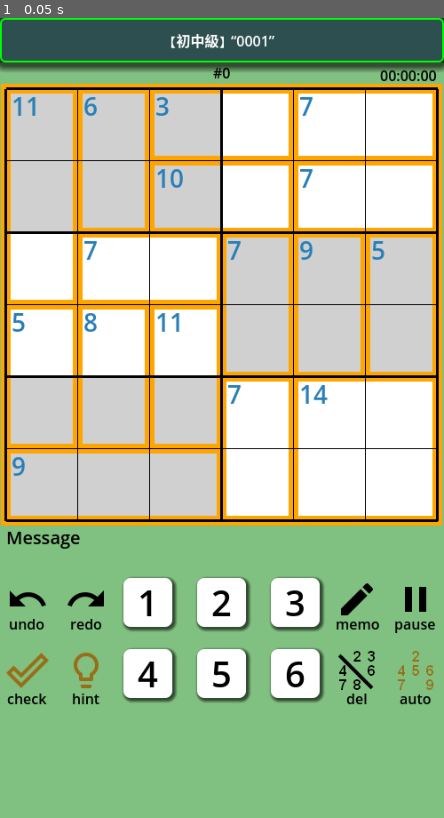
Above: before the commit, frame 1.
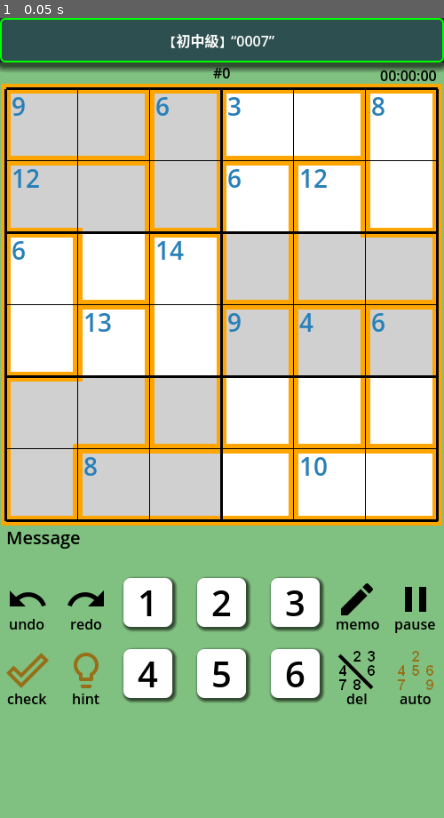
Above: after the commit, the same moment.

Repository: vivisuke/GD4KillerSudoku6
Game: Godot game, scene res://main_scene.tscn
Two runs of this game, one before a commit and one after it. Both use one fixed random seed, a clock stepped at 60 frames per second and the inputs below.
Inputs:
- Up to frame 1 (0.05 s): no input

The runs differ from the first frame. In frame 1, 7.5% of the frame differs, in the area x 2-98%, y 2-63%.

Commit message:
0042 ◎ C 04/07 04/09 0.001│ToDo│ルール21を適用できるセルを探す関数実装

Diff:
--- a/GD4KillerSudoku6/main_scene.tscn
+++ b/GD4KillerSudoku6/main_scene.tscn
@@ -21,6 +21,7 @@
 [ext_resource type="Texture2D" uid="uid://b2u05a47ei3hu" path="res://images/lightbulb_gold.png" id="17_l0r4j"]
 [ext_resource type="Texture2D" uid="uid://dqpj3aq71555v" path="res://images/delMemo.png" id="18_ot622"]
 [ext_resource type="Texture2D" uid="uid://cbw1phdyy6ej4" path="res://images/auto_candidates_gold.png" id="19_724fu"]
+[ext_resource type="Texture2D" uid="uid://brxf8led13w4p" path="res://images/lightbulb_black.png" id="20_phwyq"]
 [ext_resource type="AudioStream" uid="uid://cgnli6tk6h1x6" path="res://sounds/button-3.mp3" id="22_e8kby"]
 [ext_resource type="AudioStream" uid="uid://c5dv6nwa70eyj" path="res://sounds/incorrect.mp3" id="23_6p0ak"]
 [ext_resource type="AudioStream" uid="uid://dsxpn8m8gnipb" path="res://sounds/don.mp3" id="24_p6251"]
@@ -262,6 +263,7 @@
 offset_top = 710.0
 offset_right = 500.0
 offset_bottom = 765.0
+mouse_filter = 0
 alignment = 1
 
 [node name="CheckButton" type="TextureButton" parent="HBC2"]
@@ -284,6 +286,7 @@
 [node name="HintButton" type="TextureButton" parent="HBC2"]
 layout_mode = 2
 texture_normal = ExtResource("17_l0r4j")
+texture_pressed = ExtResource("20_phwyq")
 
 [node name="Label" type="Label" parent="HBC2/HintButton"]
 layout_mode = 0
@@ -419,6 +422,7 @@
 [connection signal="pressed" from="HBC1/Button1" to="." method="_on_button_1_pressed"]
 [connection signal="pressed" from="HBC1/Button2" to="." method="_on_button_2_pressed"]
 [connection signal="pressed" from="HBC1/Button3" to="." method="_on_button_3_pressed"]
+[connection signal="pressed" from="HBC2/HintButton" to="." method="_on_hint_button_pressed"]
 [connection signal="pressed" from="HBC2/Button4" to="." method="_on_button_4_pressed"]
 [connection signal="pressed" from="HBC2/Button5" to="." method="_on_button_5_pressed"]
 [connection signal="pressed" from="HBC2/Button6" to="." method="_on_button_6_pressed"]
--- a/GD4KillerSudoku6/scripts/main_scene.gd
+++ b/GD4KillerSudoku6/scripts/main_scene.gd
@@ -200,7 +200,7 @@
 	elif !g.todaysQuest:		# ランダム生成の場合
 		if g.qName == "":
 			##gen_qName()
-			g.qName = "0001"
+			g.qName = "0007"
 			$TitleBar/Label.text = titleText()
 	var stxt = g.qName+str(g.qLevel)
 	if g.qNumber != 0: stxt += "Q"
@@ -1088,35 +1088,18 @@
 		sound_effect(false)
 		if !solvedStat && is_solved():
 			on_solved()
-	if event is InputEventKey && event.is_pressed():
+	elif event is InputEventKey && event.is_pressed():
 		#print(event.as_text())
 		if paused: return
 		if event.as_text() == "H" :
-			var bix = find_last_blank_cell_in_cage()
-			print("last_blank_cell_in_cage: ", bix)
+			_on_hint_button_pressed()
+			return
 		elif event.as_text() == "W" :
 			shock_wave_timer = 0.0      # start shock wave
 		var n = int(event.as_text())
 		if n >= 1 && n <= N_HORZ:
 			num_button_pressed(n, true)
 	pass
-func find_last_blank_cell_in_cage():
-	for ci in range(cage_list.size()):
-		var cage = cage_list[ci]
-		var sum = cage[CAGE_SUM]
-		var lst = cage[CAGE_IX_LIST]
-		var nspc = lst.size()		# 当該ケージ内の空白セル数
-		var bix					# 空欄セル位置
-		for i in range(lst.size()):
-			var cn = get_cell_numer(lst[i])
-			if get_cell_numer(lst[i]) != 0:
-				nspc -= 1
-				sum -= cn
-			else:
-				bix = lst[i]
-		if nspc == 1:
-			return [bix, sum]
-	return [-1, -1]
 #func _unhandled_input(event):
 #	print("_unhandled_input()")
 #	pass
@@ -1229,3 +1212,88 @@
 func _on_button_6_pressed():
 	num_button_pressed(6, true)
 	pass # Replace with function body.
+func find_last_blank_cell_in_cage():		# ケージ内の最後の空白セルを探す
+	for ci in range(cage_list.size()):
+		var cage = cage_list[ci]
+		var sum = cage[CAGE_SUM]
+		var lst = cage[CAGE_IX_LIST]
+		var nspc = lst.size()		# 当該ケージ内の空白セル数
+		var bix					# 空欄セル位置
+		for i in range(lst.size()):
+			var cn = get_cell_numer(lst[i])
+			if get_cell_numer(lst[i]) != 0:
+				nspc -= 1
+				sum -= cn
+			else:
+				bix = lst[i]
+		if nspc == 1:
+			return [bix, sum]
+	return [-1, -1]
+# (x0, y0)-(x0+wd, y0+ht) 範囲にルール21を適用できるかどうかチェック
+# return: [数字が決まる位置, 入る数字]
+func check_rule21(x0:int, y0:int, wd:int, ht:int):
+	var cage_processed = []				# ケージ処理済みフラグ
+	cage_processed.resize(cage_list.size())
+	cage_processed.fill(false)
+	var cxio = -1		# ケージ内セルのエリア内外数が1のケージIX
+	var ix0				# 確定する箇所
+	var nis				# ケージ内セルのエリア内数
+	for v in range(ht):
+		for h in range(wd):
+			var cx = cage_ix[xyToIX(x0+h, y0+v)]
+			if !cage_processed[cx]:		# ケージが未処理の場合
+				cage_processed[cx] = true	# 処理済みフラグON
+				var cage = cage_list[cx]
+				var ni = 0		# 当該ケージのエリア内セル数
+				var no = 0		# 当該ケージのエリア外セル数
+				var ixin		# エリア内セル位置
+				var ixout		# エリア外セル位置
+				for i in range(cage[CAGE_IX_LIST].size()):
+					var x = cage[CAGE_IX_LIST][i] % N_HORZ
+					var y = cage[CAGE_IX_LIST][i] / N_HORZ
+					if x >= x0 && x < x0 + wd && y >= y0 && y < y0 + ht:
+						ni += 1
+						ixin = cage[CAGE_IX_LIST][i]
+					else:
+						no += 1
+						ixout = cage[CAGE_IX_LIST][i]
+				#var no = cage[CAGE_IX_LIST].size() - ni		# エリア外セル数
+				if ni == 1 || no == 1:
+					if cxio >= 0: return [-1, -1]
+					cxio = cx
+					nis = ni
+					if ni == 1: ix0 = ixin
+					else: ix0 = ixout
+				elif ni > 1 && no > 1: return [-1, -1]
+	if cxio < 0: return [-1, -1]
+	var r = 21
+	for c in range(cage_list.size()):
+		if cage_processed[c] && c != cxio:
+			r -= cage_list[c][CAGE_SUM]
+	if nis == 1:	# エリア内に1箇所だけ不定セルがある場合
+		return [ix0, r]
+	else:			# エリア内に複数箇所の不定セルがある場合
+		return [ix0, cage_list[cxio][CAGE_SUM] - r]
+
+func find_rule21():			# ルール21で決まるセルを探す
+	for y in range(N_VERT):		# y 行をチェック
+		var r = check_rule21(0, y, N_HORZ, 1)
+		if r[0] >= 0: return r
+	for x in range(N_HORZ):		# x 列をチェック
+		var r = check_rule21(x, 0, 1, N_VERT)
+		if r[0] >= 0: return r
+	for y in range(3):
+		for x in range(2):
+			var r = check_rule21(x*3, y*2, 3, 2)
+			if r[0] >= 0: return r
+	return [-1, -1]
+
+func _on_hint_button_pressed():
+	var bix = find_last_blank_cell_in_cage()
+	print("last_blank_cell_in_cage: ", bix)
+	#bix = check_rule21(0, 0, 6, 1)
+	#bix = check_rule21(0, 0, 1, 6)
+	#bix = check_rule21(0, 0, 1, 6)
+	bix = find_rule21()
+	print("rule21: ", bix)
+	pass # Replace with function body.
Not shown: 1 places in GD4KillerSudoku6/main_scene.tscn that only renumber resources
Not shown, changed: GD4KillerSudoku6.spr
